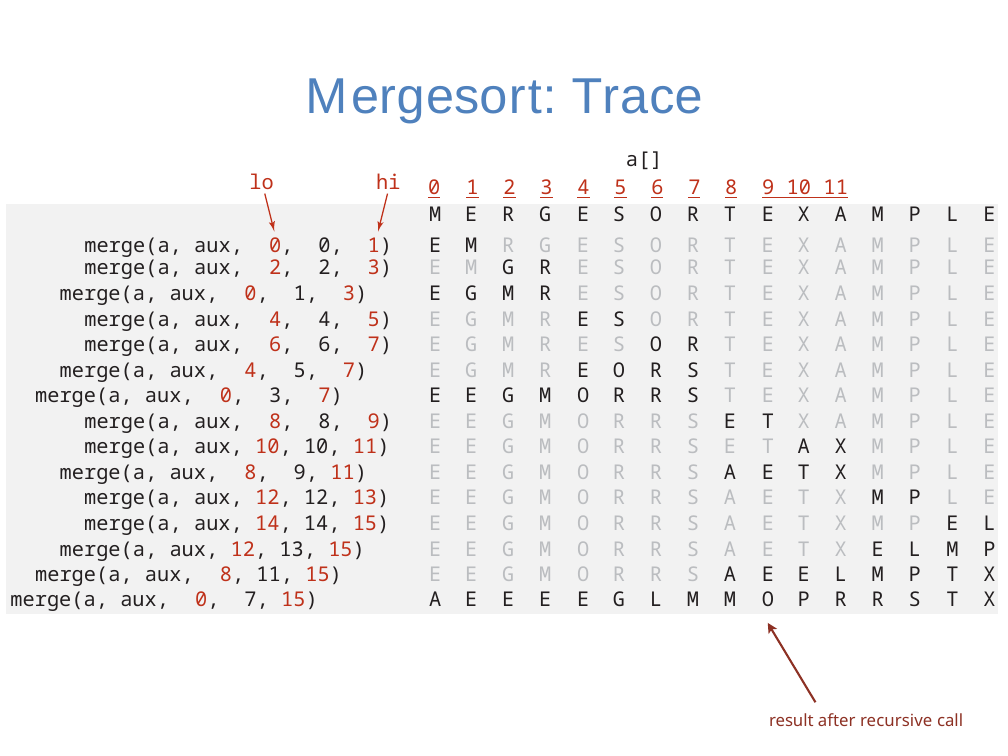
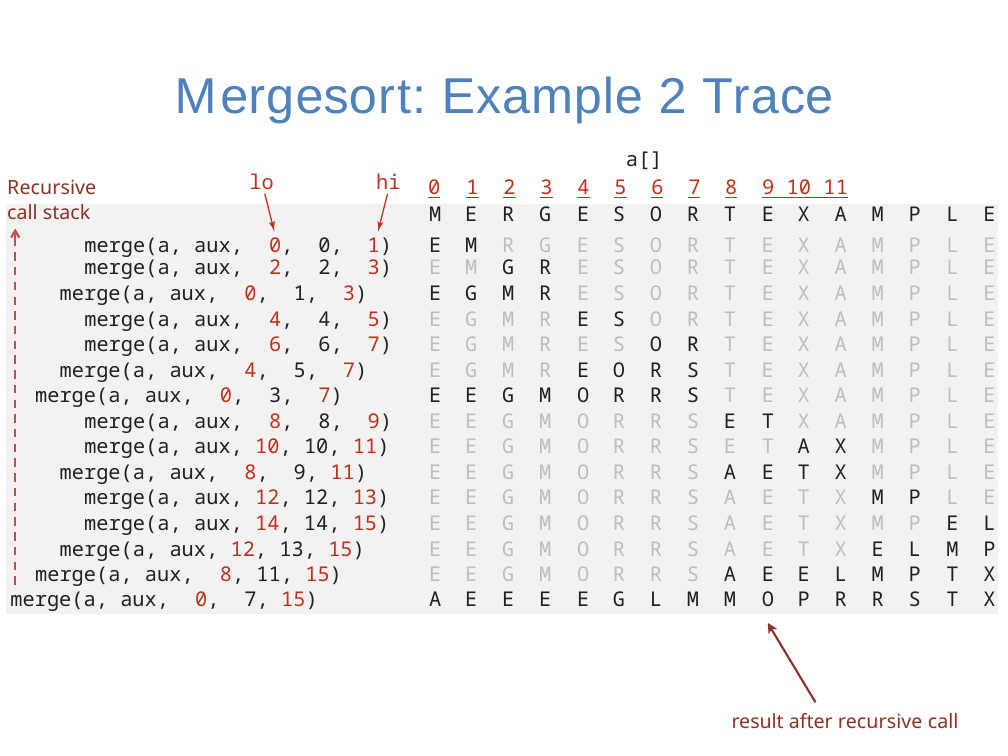
Before and after one commit to guhofstra/CSC111Fa25, a slide deck: slide 43 of PPTs/Lecture 13-sorting algorithms.pptx (slide 39 before the commit). Drawn at 1008x756 pixels with LibreOffice and Linux fonts; fonts in the diff are those of the drawing. Boxes give left, top, right and bottom in pixels: in the first picture for what was removed or moved away, otherwise in the second. Text is boxed around its words. In the diff, an @@ line names an element or a change of style, - is before the commit and + after.

```diff
--- a/PPTs/Lecture 13-sorting algorithms.pptx
+++ b/PPTs/Lecture 13-sorting algorithms.pptx
@@ title at [175,76,833,123]: text changed @@
-Mergesort: Trace
+Mergesort: Example 2 Trace
@@ text added at [7,179,96,219], 14 pt, text #8D3124 @@
+Recursive
+call stack
@@ arrow added from (15, 585) to (15, 229), #C0504D 1.5 pt dashed @@
@@ text "result after recursive call": place and size @@
-text "result after recursive call" at [769,713,963,726]
+text "result after recursive call" at [732,713,959,729]
@@ text "result after recursive call" at [732,713,959,729]: size 12 to 14 pt @@
```
Also in this commit, not shown: 18 other slides changed, 6 slides added, 1 slide removed, 17 other files.
